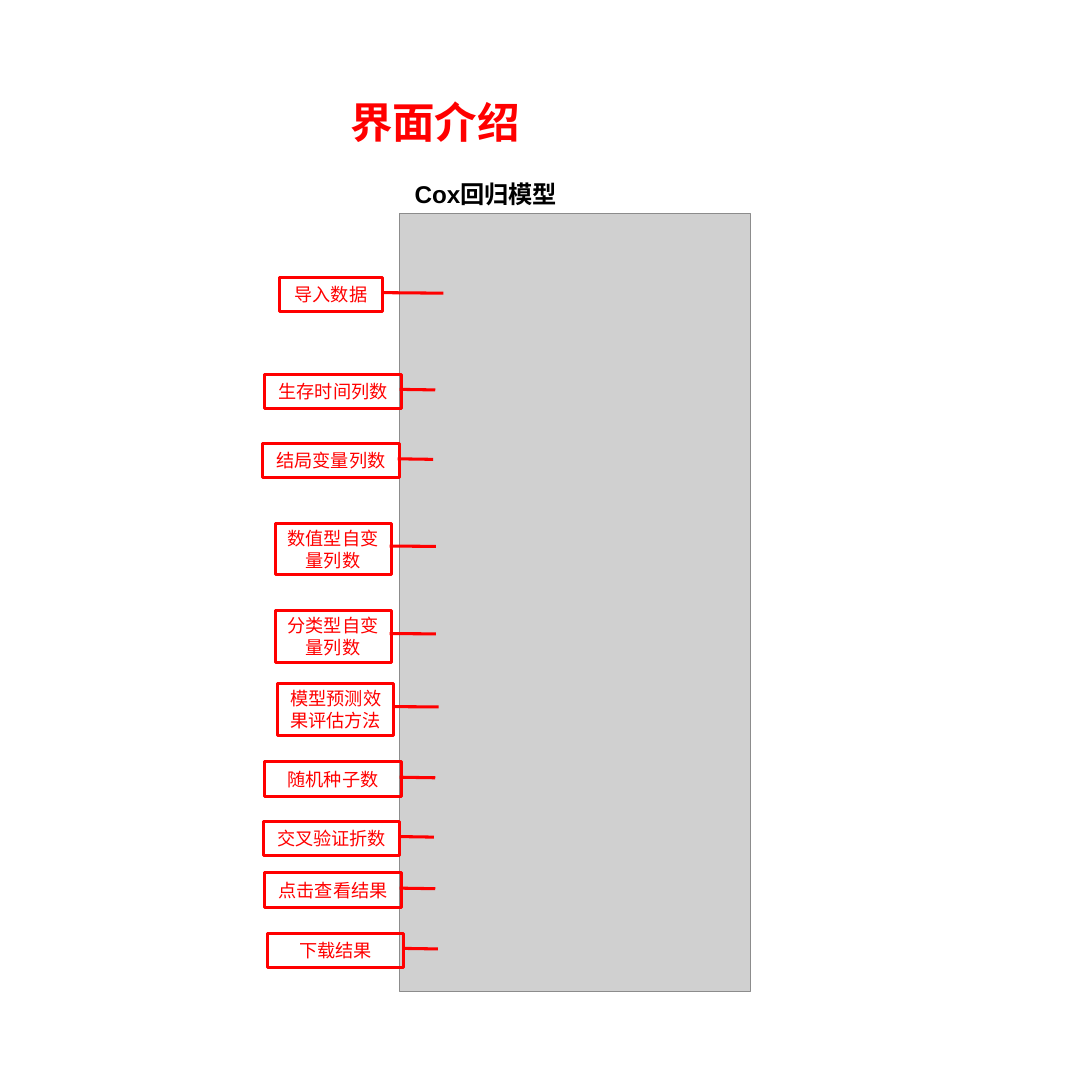
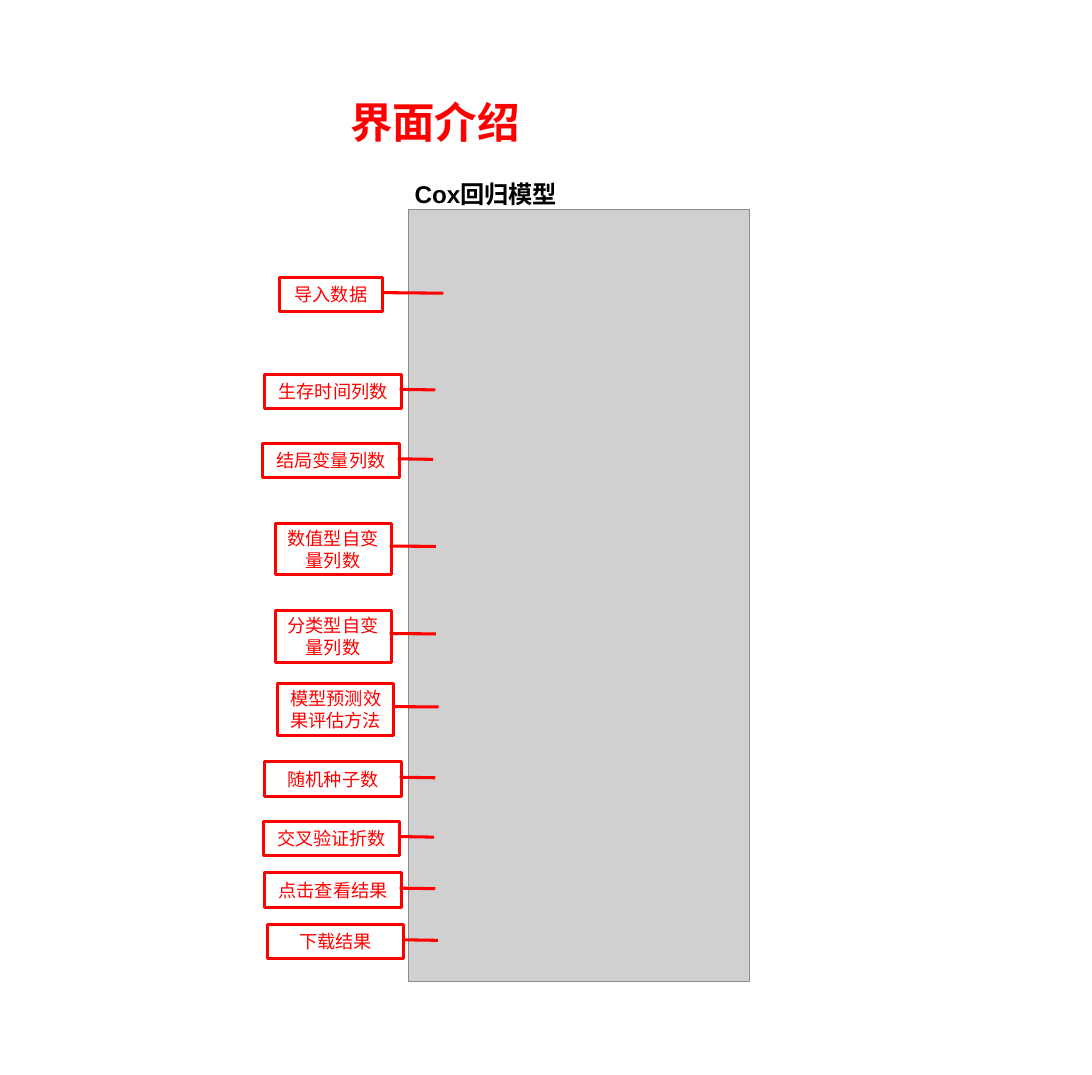
Before and after one commit to YanqiangLu1/luyanqiang3, a slide deck: slide 1 of image/cox/界面.pptx. Drawn at 1092x1075 pixels with LibreOffice and Linux fonts; fonts in the diff are those of the drawing; grey boxes stand for pictures. Boxes give left, top, right and bottom in pixels: in the first picture for what was removed or moved away, otherwise in the second. Text is boxed around its words. In the diff, an @@ line names an element or a change of style, - is before the commit and + after.

```diff
--- a/image/cox/界面.pptx
+++ b/image/cox/界面.pptx
@@ picture: place and size @@
-picture at box(400, 214, 750, 993)
+picture at box(408, 210, 750, 982)
@@ border callout "下载结果": place and size @@
-border callout "下载结果" at box(268, 933, 404, 966)
+border callout "下载结果" at box(268, 925, 404, 959)
```
Also in this commit, not shown: 29 other files.
